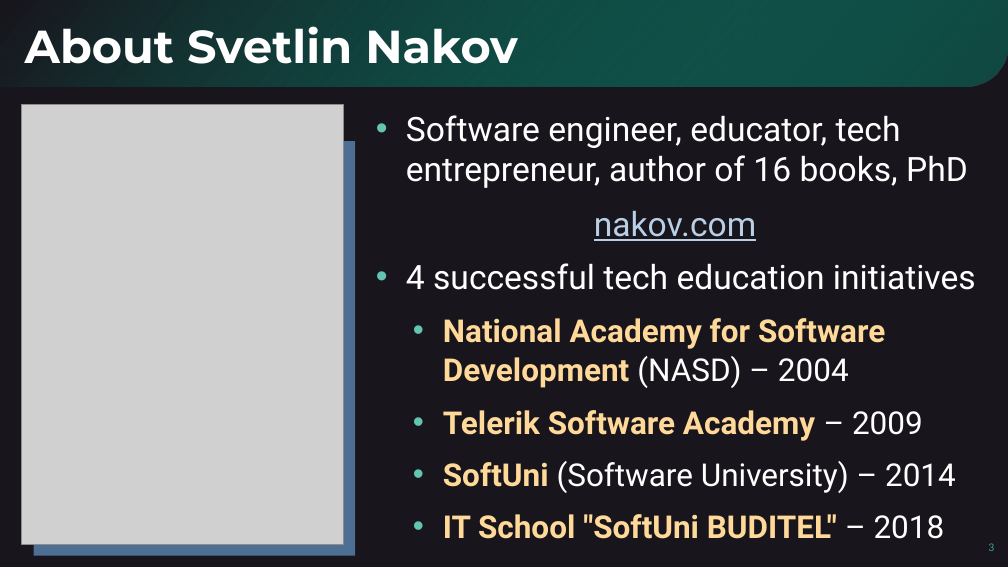
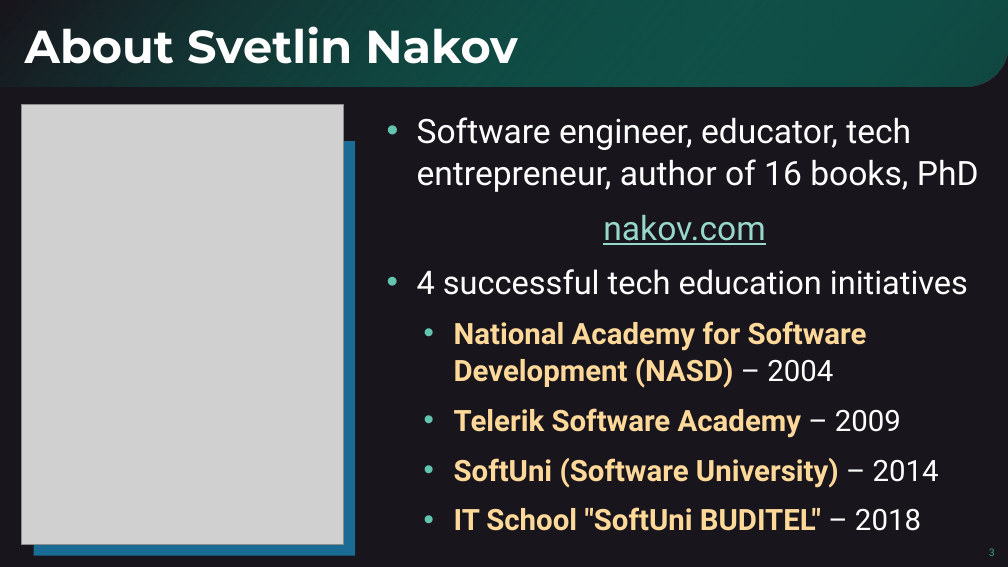
Before and after one commit to SoftUni/SoftUni-Course-Converter, a slide deck: slide 3 of Document-Templates/SoftUni-AI-PowerPoint-Template-Oct-2024.pptx. Drawn at 1008x567 pixels with LibreOffice and Linux fonts; fonts in the diff are those of the drawing; grey boxes stand for pictures; background and template pictures are left out. Boxes give left, top, right and bottom in pixels: in the first picture for what was removed or moved away, otherwise in the second. Text is boxed around its words. In the diff, an @@ line names an element or a change of style, - is before the commit and + after.

Commit message:
fixes

```diff
--- a/Document-Templates/SoftUni-AI-PowerPoint-Template-Oct-2024.pptx
+++ b/Document-Templates/SoftUni-AI-PowerPoint-Template-Oct-2024.pptx
@@ text "Software engineer, educator, tech entrepreneur, ...": place and size @@
-text "Software engineer, educator, tech entrepreneur, ..." at (406,115,976,539)
+text "Software engineer, educator, tech entrepreneur, ..." at (417,117,979,531)
@@ text "Software engineer, educator, tech entrepreneur, ..." at (417,117,979,531): text colour #B8CFE6 to #98D8CB in "nakov.com"; size 32 to 31 pt in "4 successful tech education initiatives"; size 30 to 28 pt in "National Academy for Software Development (NASD) – ...", "Telerik Software Academy – 2009", "SoftUni (Software University) – 2014", "IT School "SoftUni BUDITEL" – 2018"; text colour #FFFFFF to #FFD999, bold on in "(NASD)", "(Software University)"; line spacing 1 to 1.05; list level 2 to 1 in "nakov.com" @@
@@ rectangle at (33,141,355,556): fill #6696C8 at 70% opacity to #1B6C94 @@
@@ page number: place and size @@
-page number at (989,543,995,551)
+page number at (989,548,995,556)
```
Also in this commit, not shown: 12 other slides changed.
